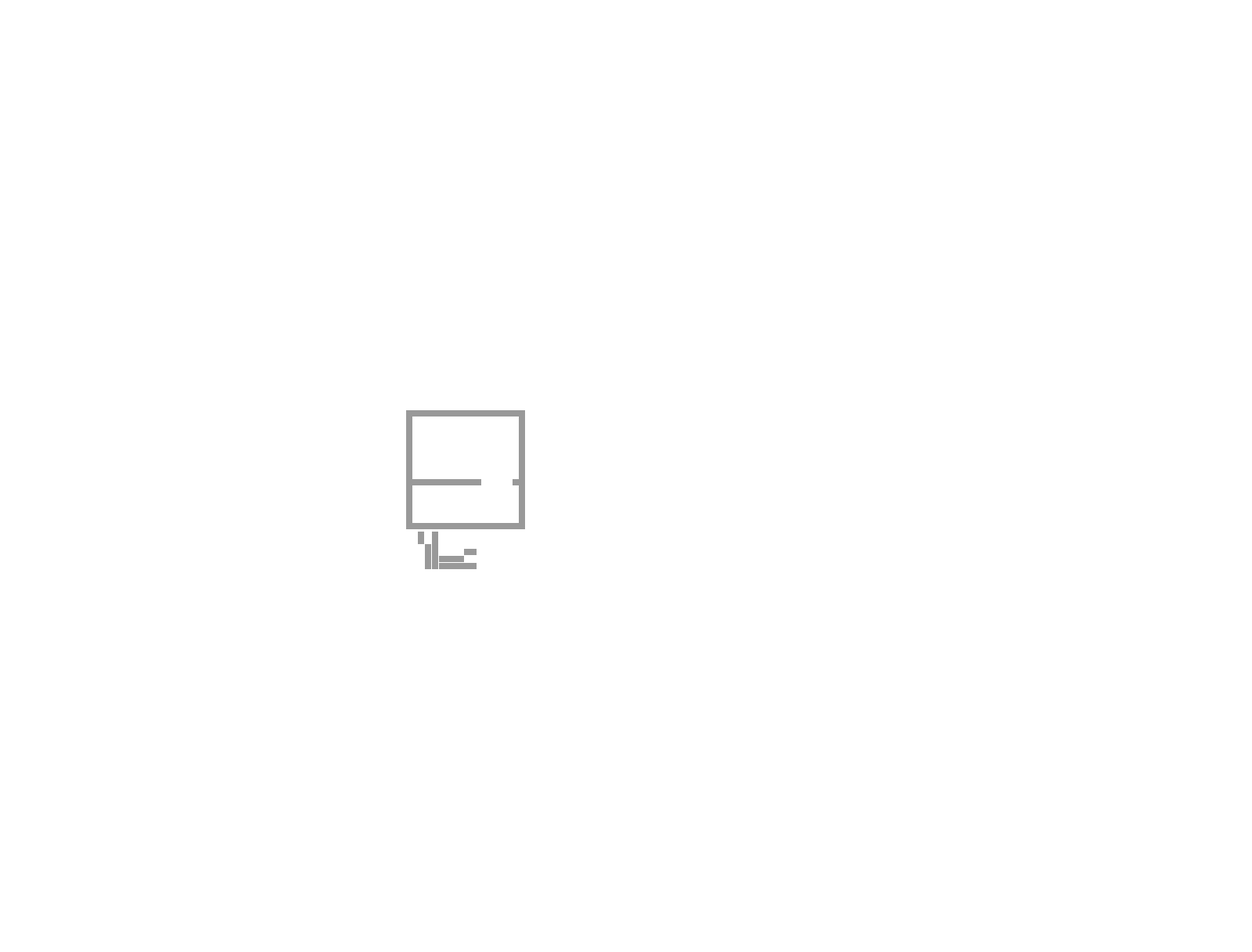
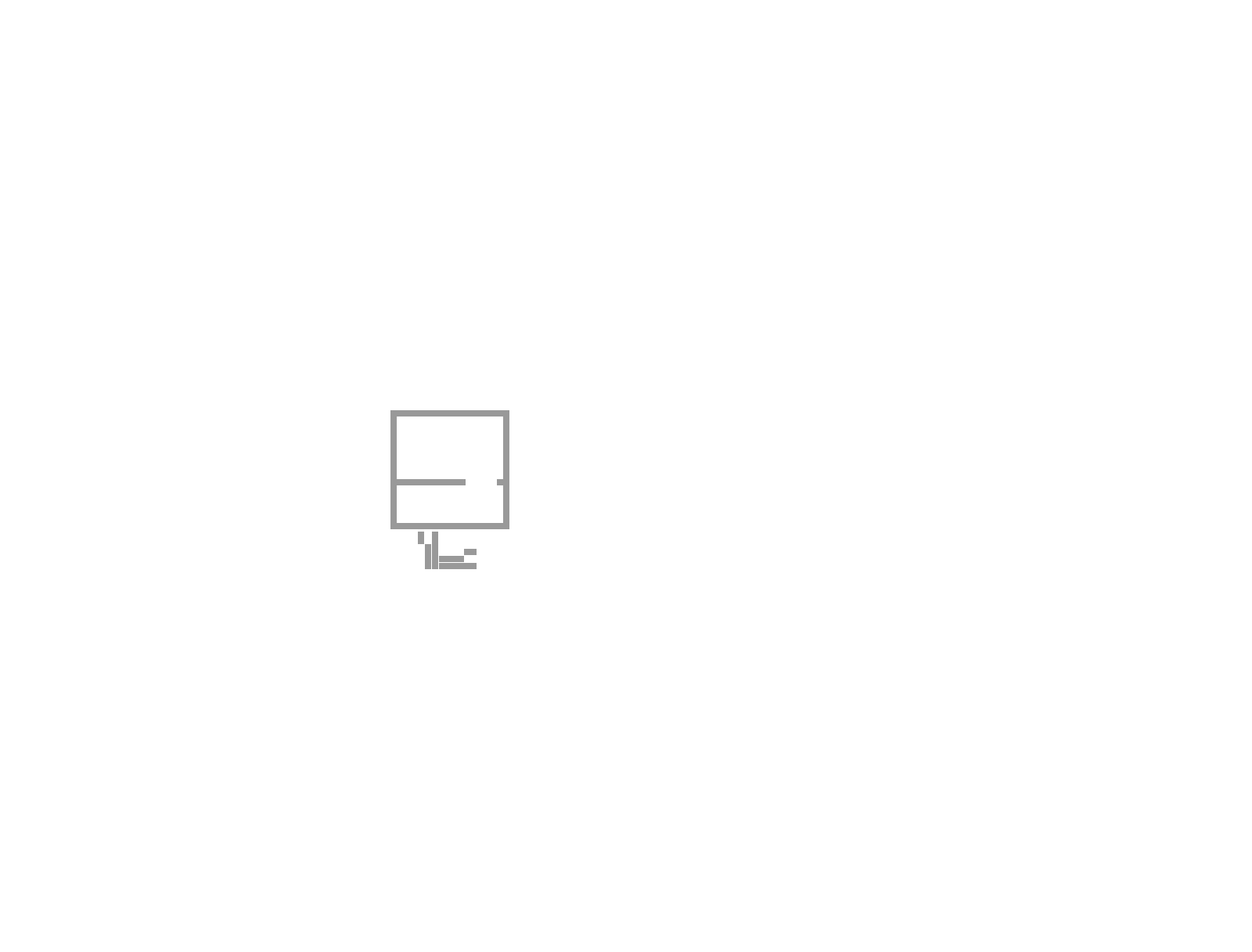
The second 1252 × 952 image is a revision of the first. Changes to its layers:
painted on "heightmap.pgm" over [390, 410, 526, 529]
